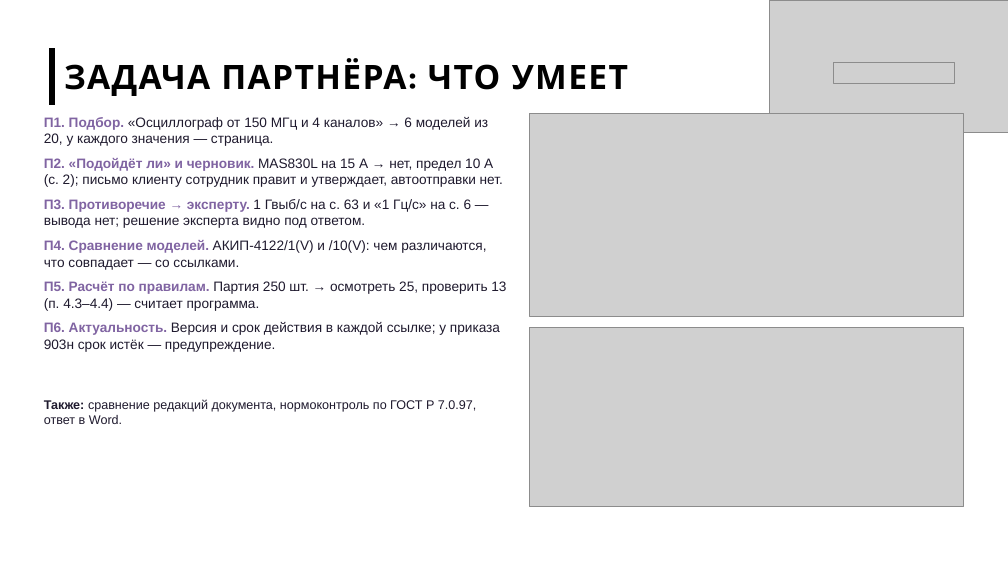
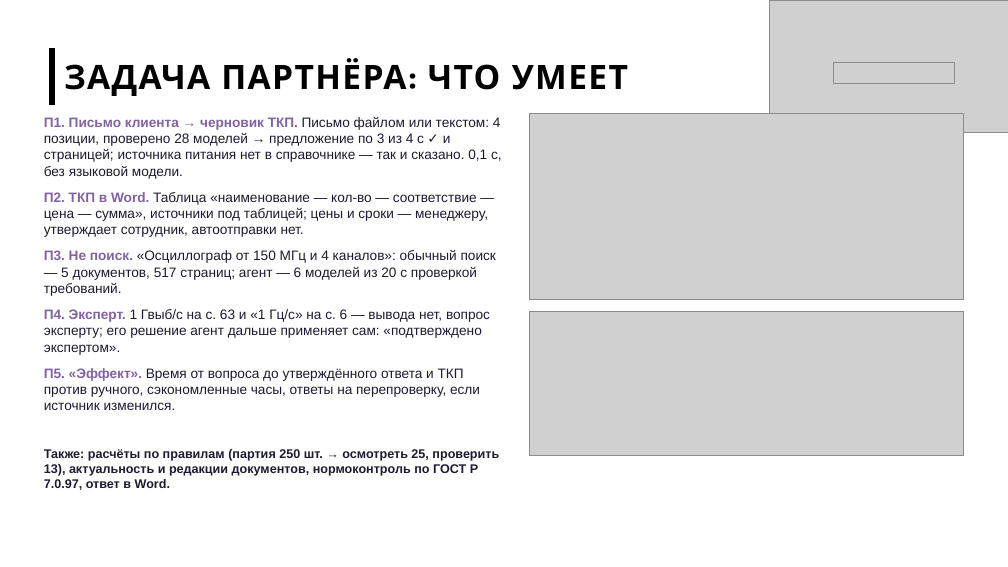
Before and after one commit to imaO0O/acselerator, a slide deck: slide 5 of docs/slides/prezentatsiya.pptx. Drawn at 1008x567 pixels with LibreOffice and Linux fonts; fonts in the diff are those of the drawing; grey boxes stand for pictures; background and template pictures are left out. Boxes give left, top, right and bottom in pixels: in the first picture for what was removed or moved away, otherwise in the second. Text is boxed around its words. In the diff, an @@ line names an element or a change of style, - is before the commit and + after.

Commit message:
Участник 2: презентация «не поисковик» — письмо клиента → ТКП, история П1–П5, «Почему не поиск и не чат с ИИ»
- слайд 1: подзаголовок «Помощник техпродаж и сервиса: от письма клиента до проверенного ТКП за минуту»
  (название проекта не меняется)
- слайд 3 «Решение»: письмо → разбор на позиции → подбор по справочнику → ТКП в Word → эксперт → «Эффект»;
  кадры 14, 25, 19, 21; ТКП 8 из 8, эталон 85 из 85, «с ходу» 38 из 38, разбор письма 0,1 с; честная фраза
  о времени: ручные 60/15 мин — оценка до замера у партнёра
- слайд 5: одна история П1–П5 из docs/demo_script.md, кадры «обычный поиск выдал бы…» и решение эксперта
- новый слайд 6 «Почему не поиск и не чат с ИИ» — таблица из раздела 5 docs/partner/otvety_rukovoditelyu.md
- «Планы»: черновики ТКП сделаны, следующий шаг — цены из прайса, почта, CRM и 1С через API

```diff
--- a/docs/slides/prezentatsiya.pptx
+++ b/docs/slides/prezentatsiya.pptx
@@ text at (44, 117, 502, 410): text changed @@
-П1. Подбор. «Осциллограф от 150 МГц и 4 каналов» → 6 моделей из 20, у каждого значения — страница.
-П2. «Подойдёт ли» и черновик. MAS830L на 15 А → нет, предел 10 А (с. 2); письмо клиенту сотрудник правит и утверждает, автоотправки нет.
-П3. Противоречие → эксперту. 1 Гвыб/с на с. 63 и «1 Гц/с» на с. 6 — вывода нет; решение эксперта видно под ответом.
-П4. Сравнение моделей. АКИП-4122/1(V) и /10(V): чем различаются, что совпадает — со ссылками.
-П5. Расчёт по правилам. Партия 250 шт. → осмотреть 25, проверить 13 (п. 4.3–4.4) — считает программа.
-П6. Актуальность. Версия и срок действия в каждой ссылке; у приказа 903н срок истёк — предупреждение.
+П1. Письмо клиента → черновик ТКП. Письмо файлом или текстом: 4 позиции, проверено 28 моделей → предложение по 3 из 4 с ✓ и страницей; источника питания нет в справочнике — так и сказано. 0,1 с, без языковой модели.
+П2. ТКП в Word. Таблица «наименование — кол-во — соответствие — цена — сумма», источники под таблицей; цены и сроки — менеджеру, утверждает сотрудник, автоотправки нет.
+П3. Не поиск. «Осциллограф от 150 МГц и 4 каналов»: обычный поиск — 5 документов, 517 страниц; агент — 6 моделей из 20 с проверкой требований.
+П4. Эксперт. 1 Гвыб/с на с. 63 и «1 Гц/с» на с. 6 — вывода нет, вопрос эксперту; его решение агент дальше применяет сам: «подтверждено экспертом».
+П5. «Эффект». Время от вопроса до утверждённого ответа и ТКП против ручного, сэкономленные часы, ответы на перепроверку, если источник изменился.
@@ picture: place and size @@
-picture at (529, 113, 964, 316)
+picture at (529, 113, 964, 300)
@@ picture: place and size @@
-picture at (529, 327, 964, 507)
+picture at (529, 312, 964, 456)
@@ text at (44, 449, 499, 490): text changed; bold on @@
-Также: сравнение редакций документа, нормоконтроль по ГОСТ Р 7.0.97, ответ в Word.
+Также: расчёты по правилам (партия 250 шт. → осмотреть 25, проверить 13), актуальность и редакции документов, нормоконтроль по ГОСТ Р 7.0.97, ответ в Word.
```
Also in this commit, not shown: 2 other slides changed, 2 slides added, 1 slide removed.
